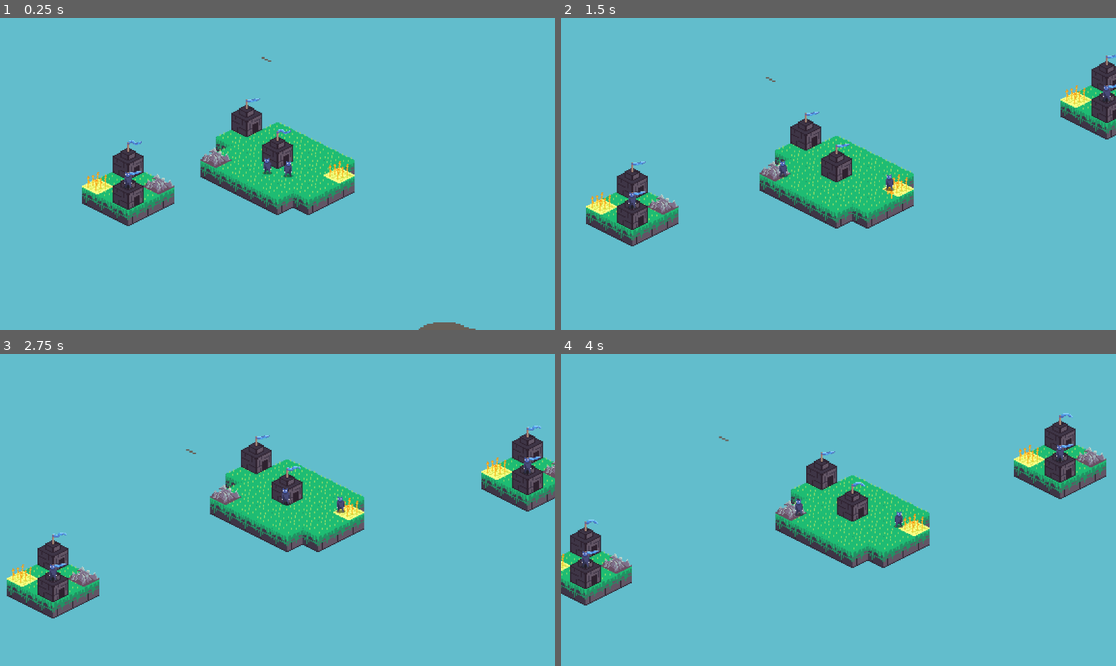
Above: before the commit, frames 1-4 (two rows, left to right).
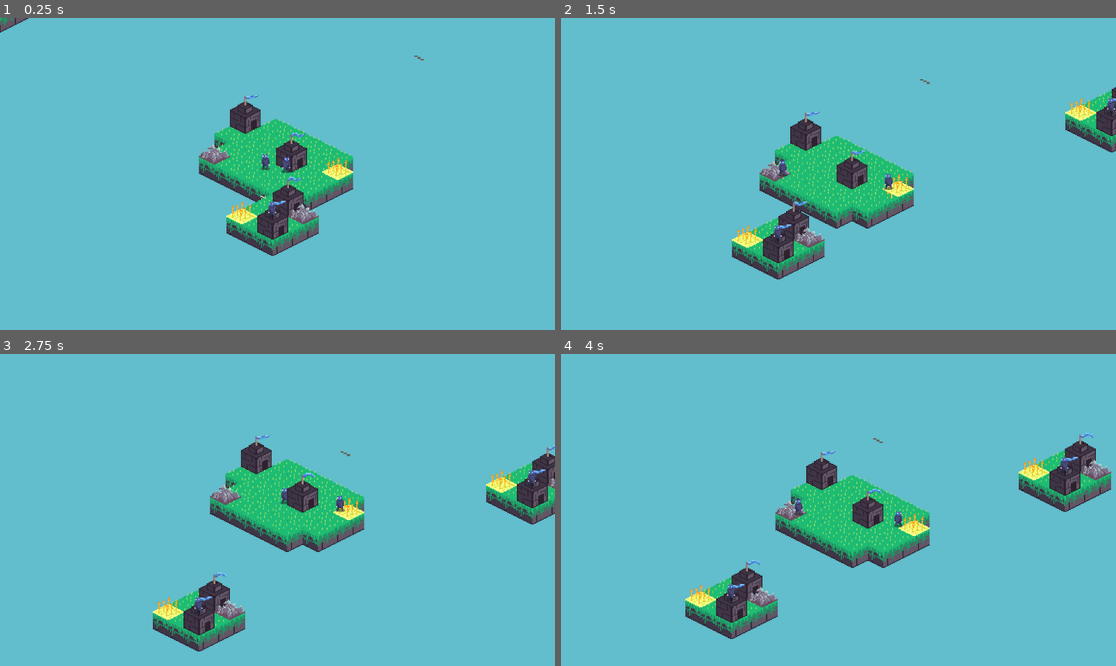
Above: after the commit, the same moments.

Repository: SuperSheaff/Ludum-Dare-55
Game: Godot game, scene res://world/world.tscn
The game is run twice, just before and just after one commit, with the same random seed, the same clock (stepped at 60 frames per second) and the same inputs. This scene is started directly instead of the project's main scene. Sound files missing from this copy of the repository are replaced by a short silence.
Inputs (mouse positions are in pixels of both pictures, inside the frame that each line leads up to):
- Up to frame 1 (0.25 s): no input
- Up to frame 2 (1.5 s): tap Enter at 0.5 s; move the mouse to (960, 158) at 0.52 s; hold Space (summon) 0.53-1.28 s; move the mouse to (727, 189) at 1.27 s; tap Space (summon) at 1.35 s
- Up to frame 3 (2.75 s): move the mouse to (333, 441) at 2.02 s; hold Space (summon) from 2.03 s (still down)
- Up to frame 4 (4 s): move the mouse to (810, 572) at 2.77 s; release Space (summon) at 2.78 s; tap Space (summon) at 2.85 s; move the mouse to (1005, 556) at 3.52 s; hold Space (summon) from 3.53 s (still down)

The runs differ from the first frame. In frame 1, 8.4% of the frame differs, in the area x 0-86%, y 0-100%; in frame 2, 7.6%; in frame 3, 8.2%; in frame 4, 8.4%, in the area x 0-100%, y 18-92%.

Commit message:
some z sort stuff

Diff:
--- a/Scenes/Buildings/barracks.tscn
+++ b/Scenes/Buildings/barracks.tscn
@@ -4,10 +4,11 @@
 [ext_resource type="Texture2D" uid="uid://coh4b01foym1s" path="res://Sprites/Environment/Home-Sheet.png" id="2_doh7e"]
 
 [node name="Barracks" type="Node2D"]
+z_index = 1
 script = ExtResource("1_vrhhb")
 
 [node name="Sprite2D" type="Sprite2D" parent="."]
-position = Vector2(0, -45)
 texture = ExtResource("2_doh7e")
+offset = Vector2(0, -45)
 hframes = 3
 vframes = 3
--- a/Scenes/Buildings/house.tscn
+++ b/Scenes/Buildings/house.tscn
@@ -14,7 +14,7 @@
 tracks/0/keys = {
 "times": PackedFloat32Array(0),
 "transitions": PackedFloat32Array(1),
-"update": 1,
+"update": 0,
 "values": [0]
 }
 
@@ -31,7 +31,7 @@
 tracks/0/keys = {
 "times": PackedFloat32Array(0, 0.1, 0.2, 0.3, 0.4, 0.5, 0.6),
 "transitions": PackedFloat32Array(1, 1, 1, 1, 1, 1, 1),
-"update": 1,
+"update": 0,
 "values": [0, 1, 2, 3, 4, 5, 6]
 }
 
@@ -53,11 +53,12 @@
 transitions = ["Start", "idle", SubResource("AnimationNodeStateMachineTransition_3yqva")]
 
 [node name="House" type="StaticBody2D"]
+z_index = 1
 script = ExtResource("1_ijg66")
 
 [node name="Sprite2D" type="Sprite2D" parent="."]
-position = Vector2(-80, -80)
 texture = ExtResource("2_6nar8")
+offset = Vector2(0, -45)
 hframes = 3
 vframes = 3
 
--- a/Scenes/Characters/dude.tscn
+++ b/Scenes/Characters/dude.tscn
@@ -197,11 +197,11 @@
 transitions = ["idle", "move", SubResource("AnimationNodeStateMachineTransition_rvhae"), "move", "idle", SubResource("AnimationNodeStateMachineTransition_ftnou")]
 
 [node name="Dude" type="CharacterBody2D"]
-z_index = 10
+z_index = 1
 script = ExtResource("2_eoksl")
 
 [node name="Sprite2D" type="Sprite2D" parent="."]
-position = Vector2(0, -40)
+position = Vector2(-3, -44)
 texture = ExtResource("1_44xdr")
 hframes = 9
 vframes = 8
--- a/Scenes/Resources/ore.tscn
+++ b/Scenes/Resources/ore.tscn
@@ -4,6 +4,7 @@
 [ext_resource type="Texture2D" uid="uid://dlqv6dmu2wrya" path="res://Sprites/Environment/Ore-Sheet.png" id="2_05gkq"]
 
 [node name="Ore" type="Node2D"]
+z_index = 1
 script = ExtResource("1_ts5xx")
 
 [node name="Sprite2D" type="Sprite2D" parent="."]
--- a/world/island.gd
+++ b/world/island.gd
@@ -31,7 +31,6 @@
 	if is_hostage:
 		var new_dude = dude_scene.instantiate()
 		new_dude.island = self
-		add_child(new_dude)
 		new_dude.get_node("StateMachine").change_state("Hostage")
 		var house = new_dude.find_nearest_house()
 		AudioManager.play("spawn", -9)
--- a/world/player.tscn
+++ b/world/player.tscn
@@ -11,9 +11,11 @@
 [ext_resource type="PackedScene" uid="uid://cgi0s30chscjh" path="res://Scenes/Buildings/barracks.tscn" id="9_cquhb"]
 
 [node name="Player" instance=ExtResource("1_nkg0s")]
+y_sort_enabled = true
 script = ExtResource("2_65w22")
 
 [node name="TileMap" parent="." index="0"]
+z_index = -1
 layer_0/tile_data = PackedInt32Array(65535, 2, 0, 65534, 2, 0, -2, 2, 0, -1, 2, 0, 0, 2, 0, 65536, 2, 0, 131071, 2, 0,  …(309 unchanged characters)…
 
 [node name="Camera2D" type="Camera2D" parent="." index="2"]
--- a/world/world.tscn
+++ b/world/world.tscn
@@ -4,9 +4,9 @@
 [ext_resource type="PackedScene" uid="uid://0uexbmokxjg6" path="res://world/player.tscn" id="3_7rljs"]
 
 [node name="World" type="Node2D"]
+y_sort_enabled = true
 script = ExtResource("1_5mdvn")
 
 [node name="Player" parent="." instance=ExtResource("3_7rljs")]
-position = Vector2(775, -58)
 motion_mode = 0
 wall_min_slide_angle = 0.261799
